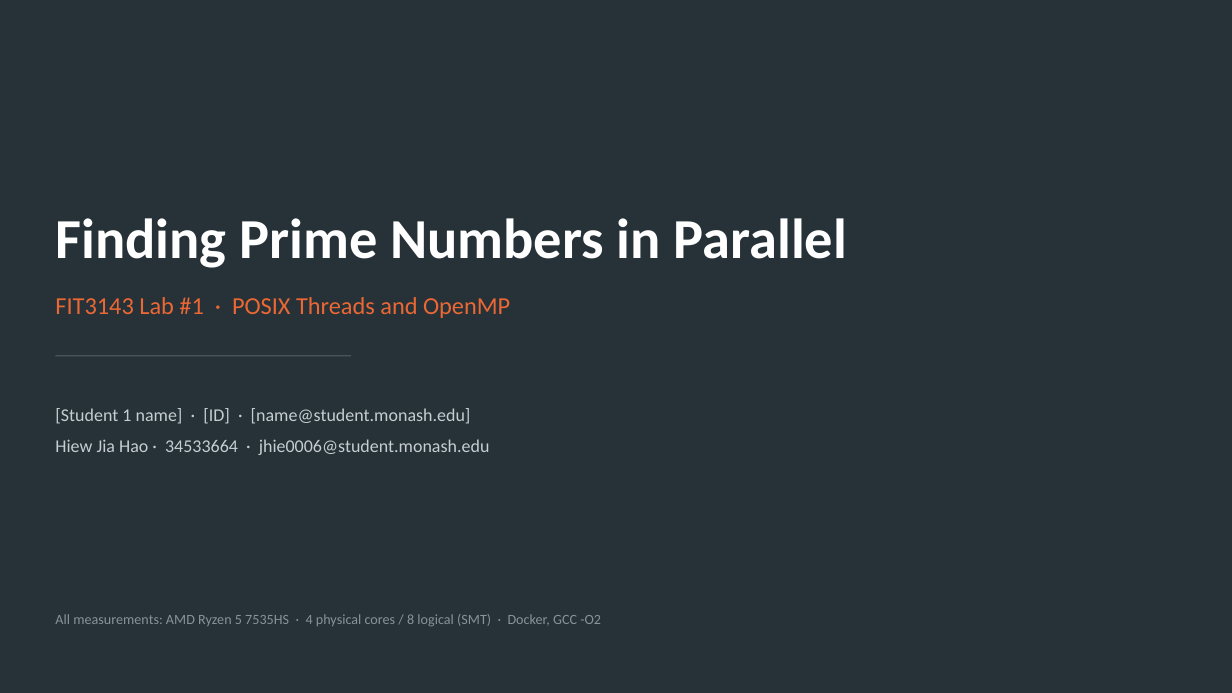
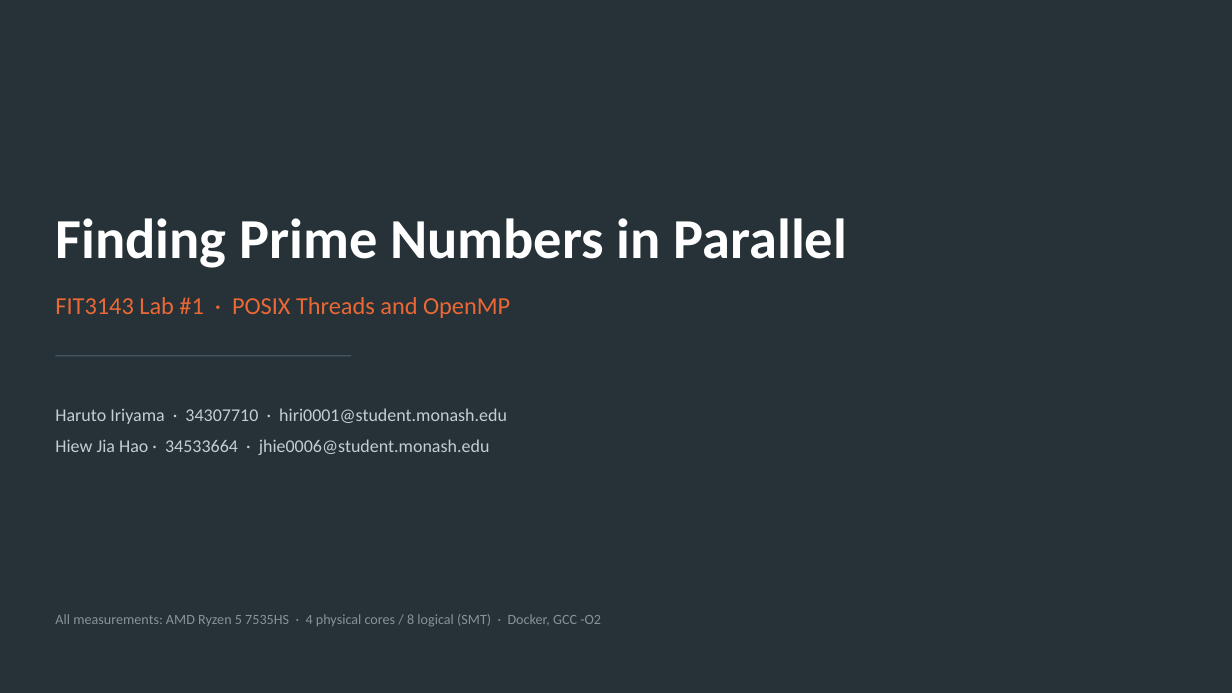
Before and after one commit to Haruto03/fit3143-lab1, a slide deck: slide 1 of FIT3143_Lab1_Presentation.pptx. Drawn at 1232x693 pixels with LibreOffice and Linux fonts; fonts in the diff are those of the drawing. Boxes give left, top, right and bottom in pixels: in the first picture for what was removed or moved away, otherwise in the second. Text is boxed around its words. In the diff, an @@ line names an element or a change of style, - is before the commit and + after.

```diff
--- a/FIT3143_Lab1_Presentation.pptx
+++ b/FIT3143_Lab1_Presentation.pptx
@@ text at [55,408,507,424]: text changed @@
-[Student 1 name] · [ID] · [name@student.monash.edu]
+Haruto Iriyama · 34307710 · hiri0001@student.monash.edu
```
Also in this commit, not shown: 1 slide removed.
